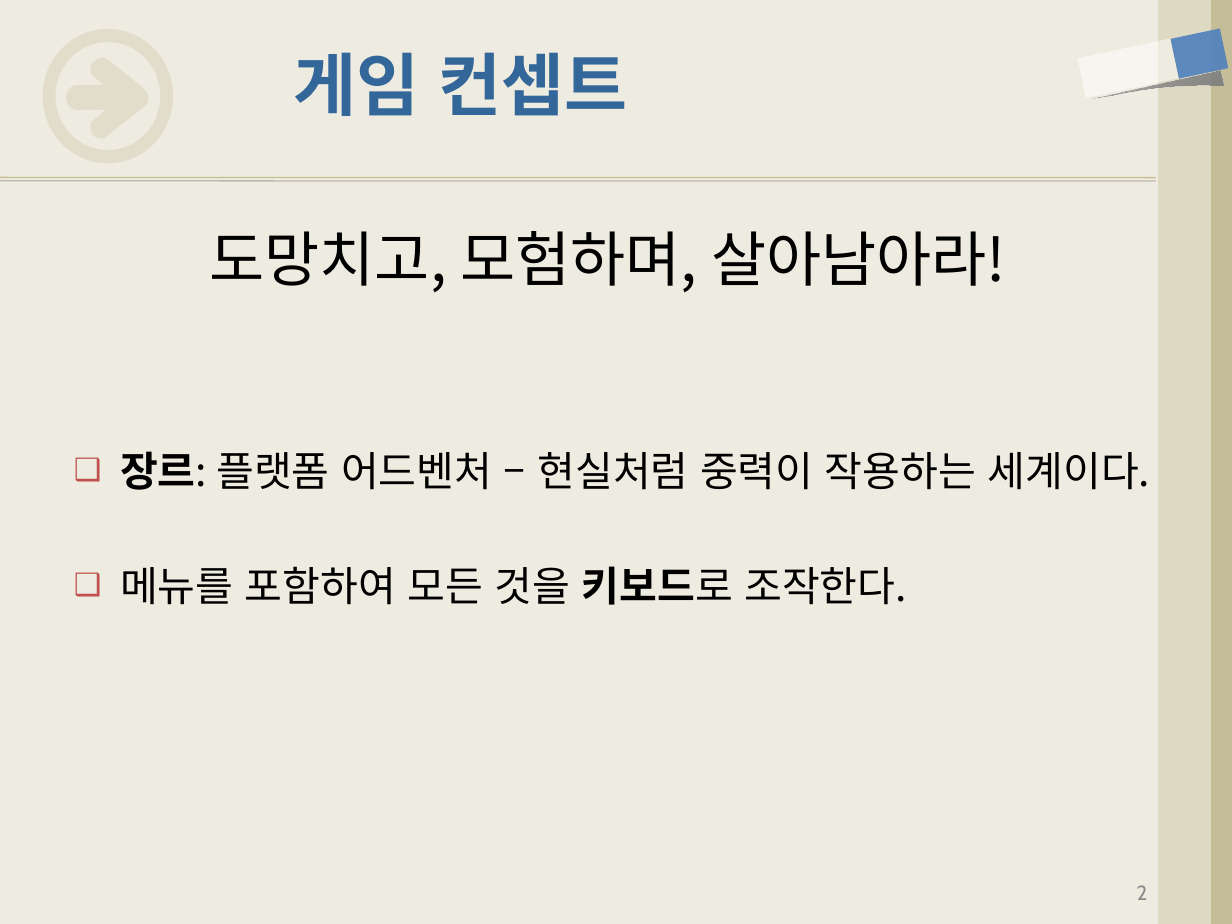
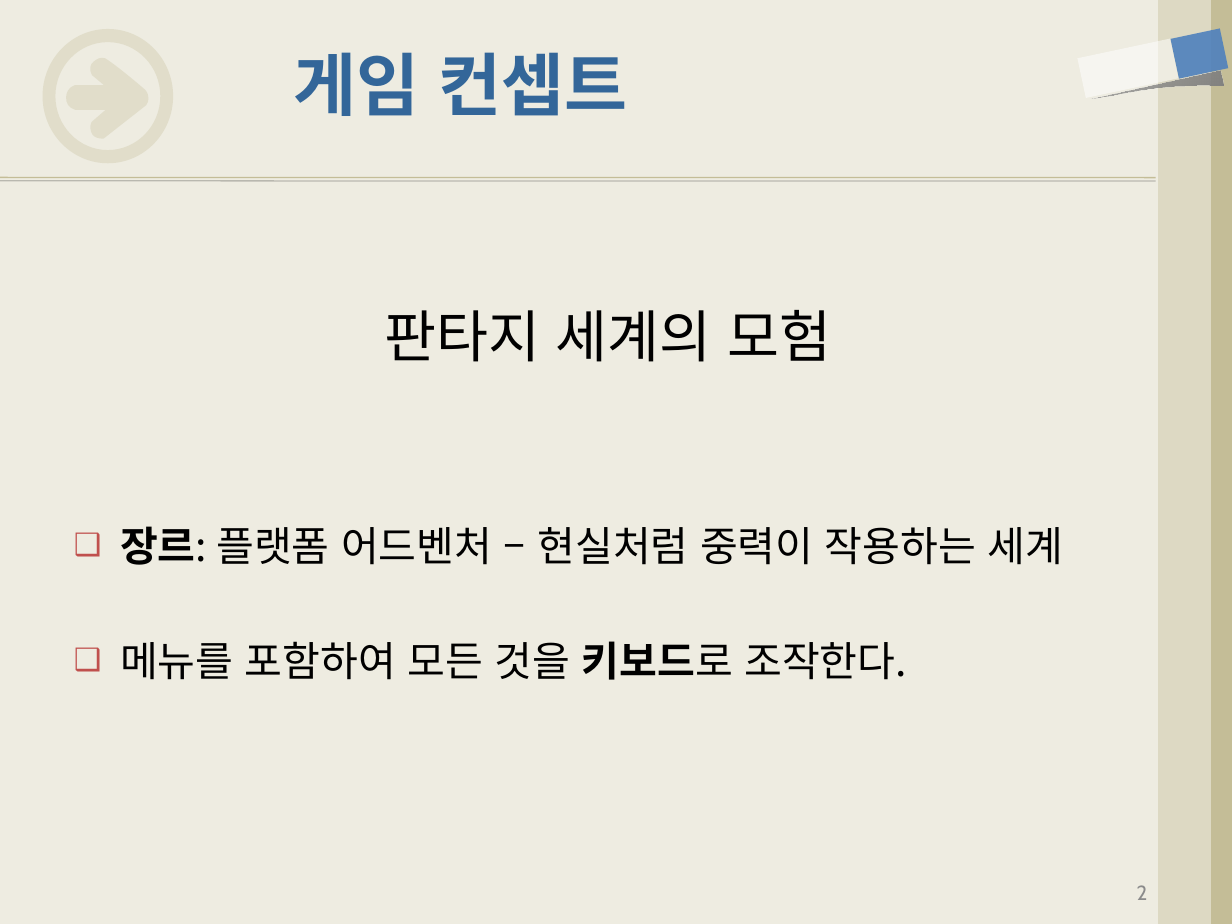
Before and after one commit to iconstudio/2017-Platformer, a slide deck: slide 2 of slides/2016180042_진윤성_2DGP_2차발표.pptx. Drawn at 1232x924 pixels with LibreOffice and Linux fonts; fonts in the diff are those of the drawing. Boxes give left, top, right and bottom in pixels: in the first picture for what was removed or moved away, otherwise in the second. Text is boxed around its words. In the diff, an @@ line names an element or a change of style, - is before the commit and + after.

```diff
--- a/slides/2016180042_진윤성_2DGP_2차발표.pptx
+++ b/slides/2016180042_진윤성_2DGP_2차발표.pptx
@@ text at [120,310,1064,565]: text changed @@
-도망치고, 모험하며, 살아남아라!
-❑ 장르: 플랫폼 어드벤처 – 현실처럼 중력이 작용하는 세계이다.
+판타지 세계의 모험
+❑ 장르: 플랫폼 어드벤처 – 현실처럼 중력이 작용하는 세계
```
Also in this commit, not shown: 1 other slide changed, 4 other files.
